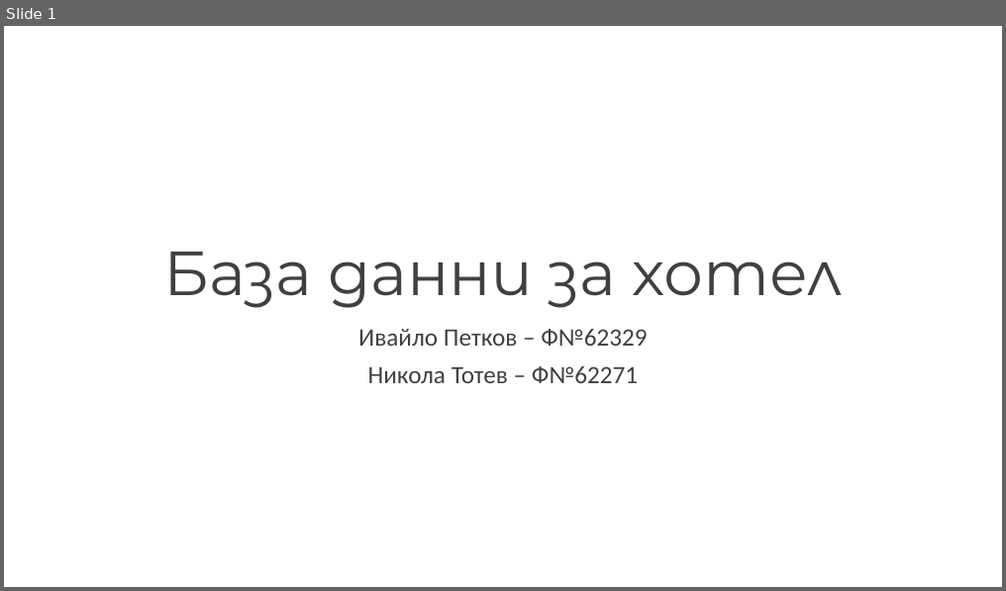
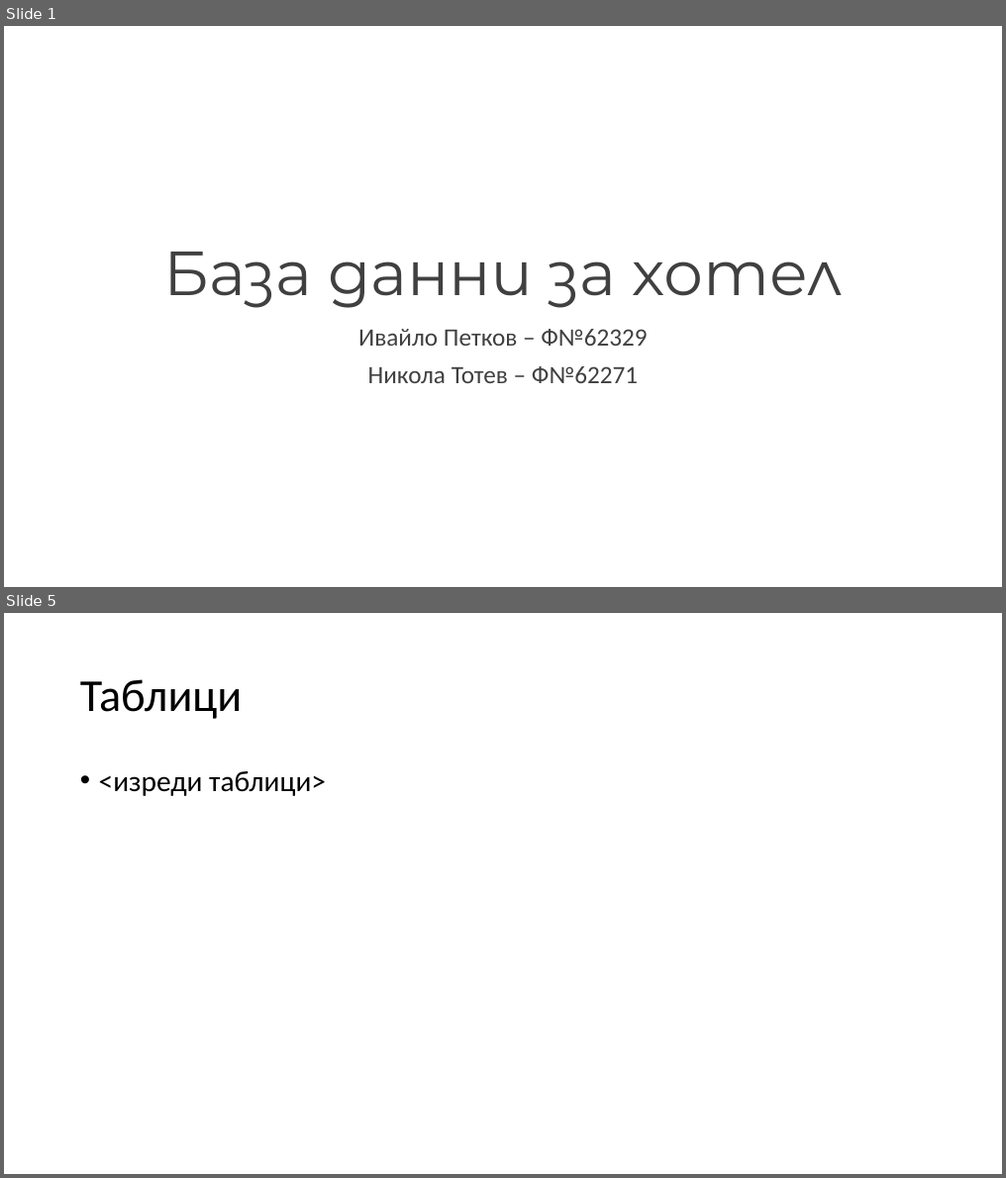
Before and after one commit to NikolaTotev/SQL-Course-Project, a slide deck: Project Presentation.pptx. Shown one above the other, each under a label of ours: slide 1 before the commit, slides 1 and 5 after it; the slides between them are not shown. The pictures are 1006x591 and 1006x1178 pixels, drawn with LibreOffice and Linux fonts; fonts in the diff are those of the drawing. Boxes give left, top, right and bottom in pixels: in the first picture for what was removed or moved away, otherwise in the second. Text is boxed around its words. In the diff, an @@ line names an element or a change of style, - is before the commit and + after.

Commit message:
Presentation Update

```diff
--- a/Project Presentation.pptx
+++ b/Project Presentation.pptx
@@ slide 5 added at bbox=[4, 613, 1002, 1174], background #FFFFFF @@
@@ title added at bbox=[80, 679, 243, 719], 44 pt, text #000000 @@
+Таблици
@@ text added at bbox=[99, 771, 326, 796], 28 pt, text #000000 @@
+• <изреди таблици>
```
Also in this commit, not shown: 5 other slides added, 1 slide removed, 2 other files.
